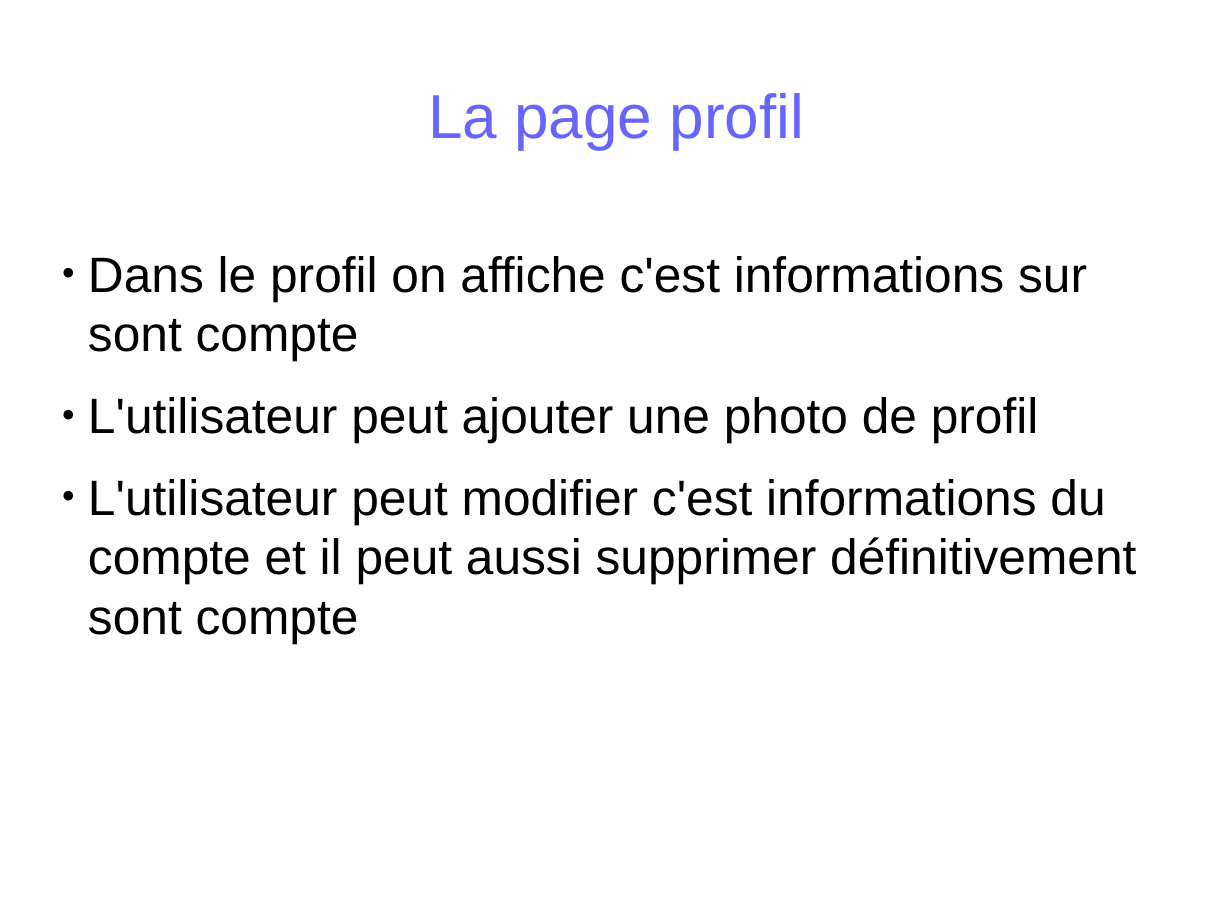
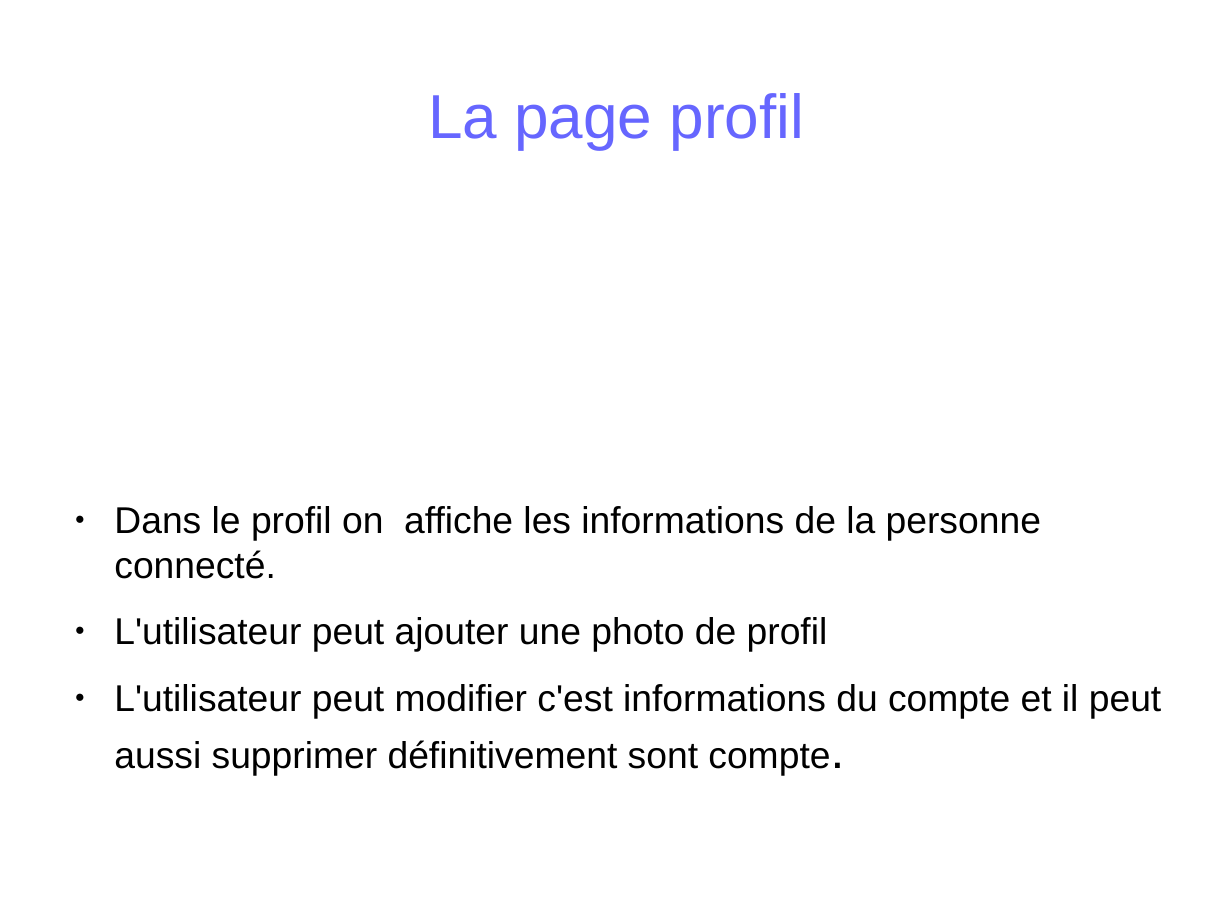
Before and after one commit to virginiecreus/Bac, a slide deck: slide 6 of powerpoint_de_présentation.odp. Drawn at 1232x924 pixels with LibreOffice and Linux fonts; fonts in the diff are those of the drawing; grey boxes stand for pictures. Boxes give left, top, right and bottom in pixels: in the first picture for what was removed or moved away, otherwise in the second. Text is boxed around its words. In the diff, an @@ line names an element or a change of style, - is before the commit and + after.

```diff
--- a/powerpoint_de_présentation.odp
+++ b/powerpoint_de_présentation.odp
@@ text "Dans le profil on affiche ...": place and size @@
-text "Dans le profil on affiche ..." at box(88, 256, 1136, 643)
+text "Dans le profil on affiche ..." at box(114, 506, 1161, 769)
@@ text "Dans le profil on affiche ..." at box(114, 506, 1161, 769): vertical alignment middle to top @@
@@ text at box(114, 506, 1041, 579): text changed; size 32 to 24 pt @@
-● Dans le profil on affiche c'est informations sur sont compte
+● Dans le profil on affiche les informations de la personne connecté.
@@ text at box(114, 617, 828, 652): size 32 to 24 pt in "L'utilisateur peut ajouter une photo de profil"; indent changed @@
@@ text at box(114, 684, 1161, 769): text changed; size 32 to 24 pt @@
-● L'utilisateur peut modifier c'est informations du compte et il peut aussi supprimer définitivement sont compte
+● L'utilisateur peut modifier c'est informations du compte et il peut aussi supprimer définitivement sont compte.
```
Also in this commit, not shown: 2 other slides changed, 6 slides added.
